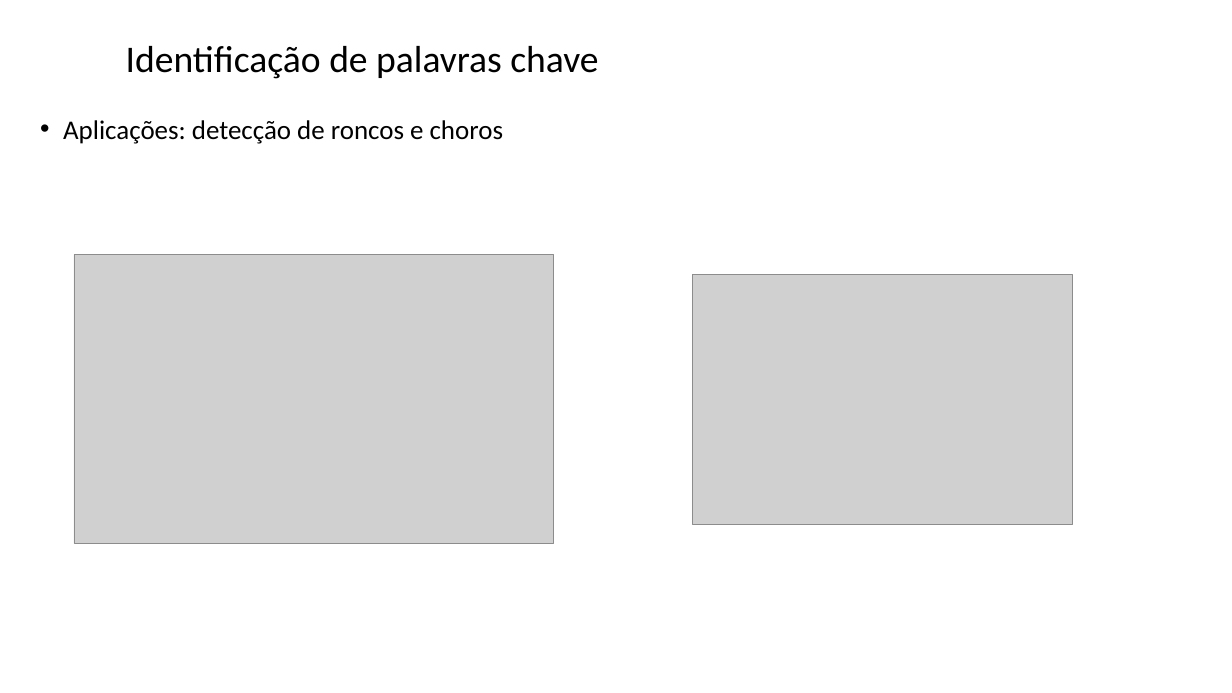
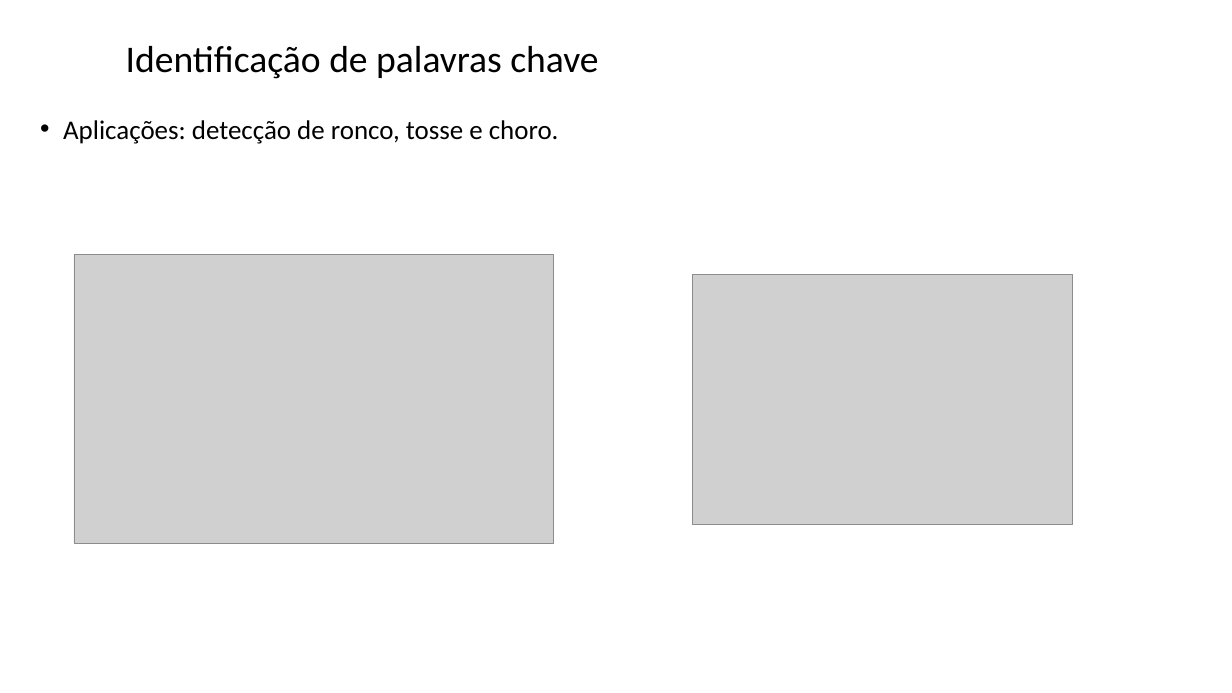
Before and after one commit to zz4fap/tp557-iot-ml, a slide deck: slide 5 of slides/TP557_17_identificação_palavras_chave.pptx. Drawn at 1232x693 pixels with LibreOffice and Linux fonts; fonts in the diff are those of the drawing; grey boxes stand for pictures; background and template pictures are left out. Boxes give left, top, right and bottom in pixels: in the first picture for what was removed or moved away, otherwise in the second. Text is boxed around its words. In the diff, an @@ line names an element or a change of style, - is before the commit and + after.

```diff
--- a/slides/TP557_17_identificação_palavras_chave.pptx
+++ b/slides/TP557_17_identificação_palavras_chave.pptx
@@ text at [63,120,559,144]: text changed @@
-• Aplicações: detecção de roncos e choros
+• Aplicações: detecção de ronco, tosse e choro.
```
Also in this commit, not shown: 6 other slides changed, 6 slides added.
